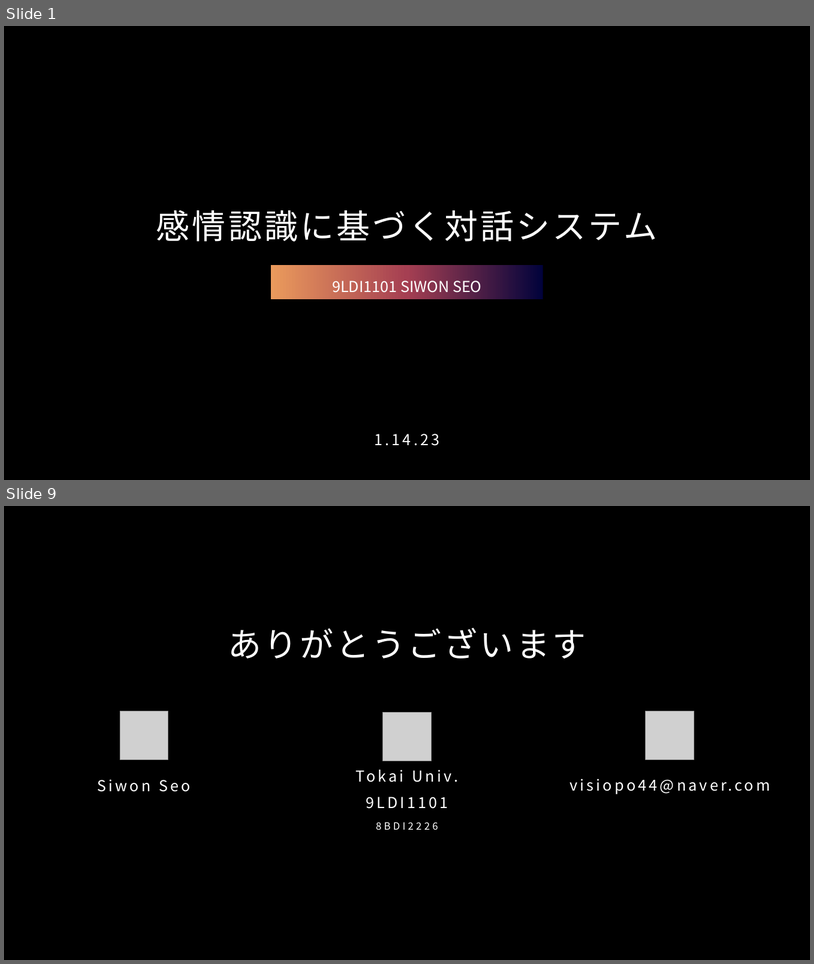
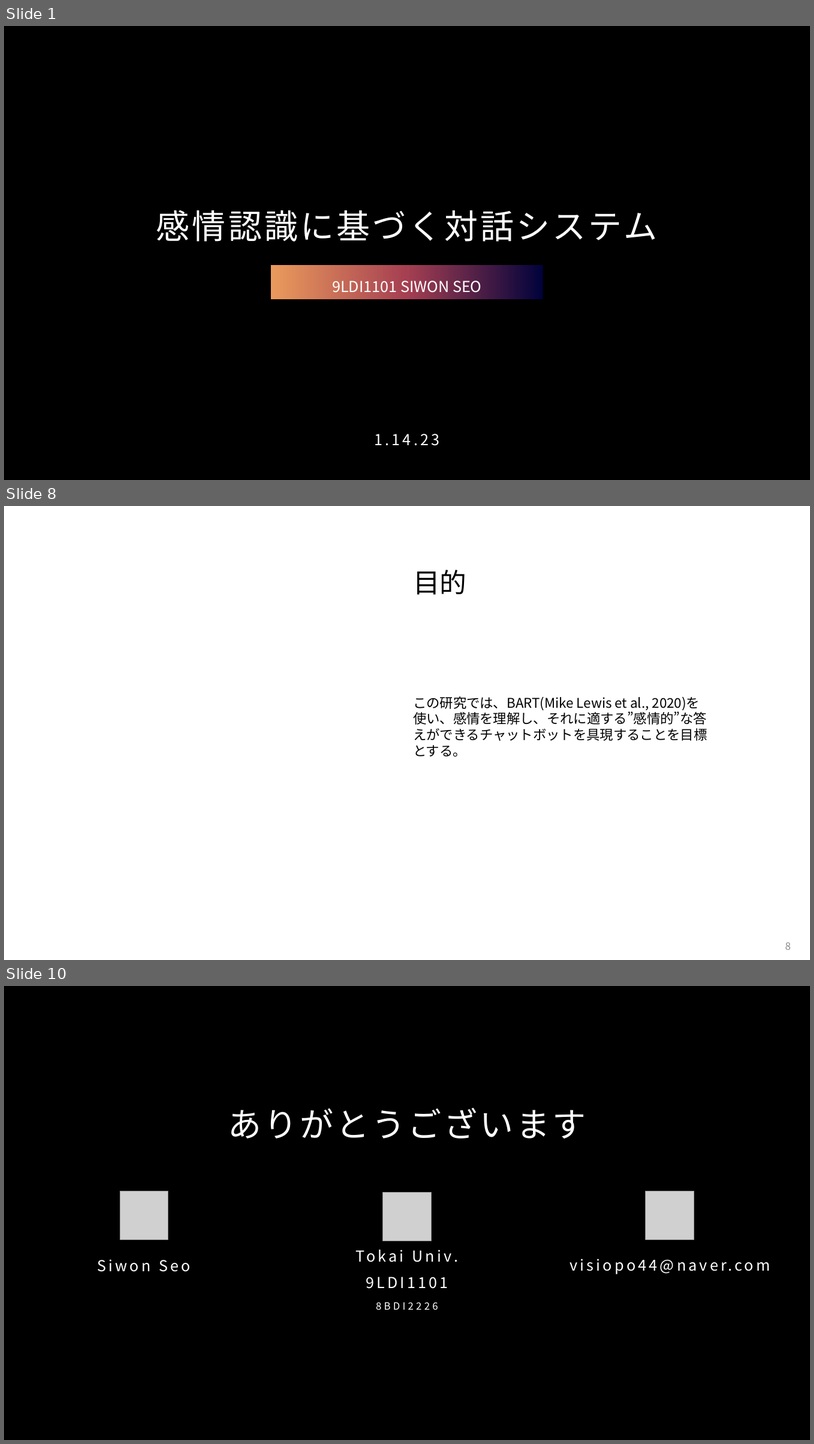
Before and after one commit to Sion1225/Study-Deeplearning-NLP, a slide deck: Presentation/感情認識に基づく対話システム.pptx. Shown one above the other, each under a label of ours: slides 1 and 9 before the commit, slides 1, 8 and 10 after it; the slides between them are not shown. The pictures are 814x964 and 814x1444 pixels, drawn with LibreOffice and Linux fonts; fonts in the diff are those of the drawing; grey boxes stand for pictures; background and template pictures are left out. Boxes give left, top, right and bottom in pixels: in the first picture for what was removed or moved away, otherwise in the second. Text is boxed around its words. In the diff, an @@ line names an element or a change of style, - is before the commit and + after.

```diff
--- a/Presentation/感情認識に基づく対話システム.pptx
+++ b/Presentation/感情認識に基づく対話システム.pptx
@@ slide 8 added at [4, 506, 810, 960], background #FFFFFF @@
@@ title added at [413, 570, 467, 595], 32 pt, text #000000 @@
+目的
@@ text added at [413, 696, 707, 757], 16 pt, text #000000 @@
+この研究では、BART(Mike Lewis et al., 2020)を使い、感情を理解し、それに適する”感情的”な答えができるチャットボットを具現することを目標とする。
@@ page number added at [786, 942, 791, 949], 12 pt, text #8C8C8C @@
+8
@@ what was slide 9 is now slide 10 @@
```
Also in this commit, not shown: 5 slides changed, 2 other slides added, 2 slides removed.
